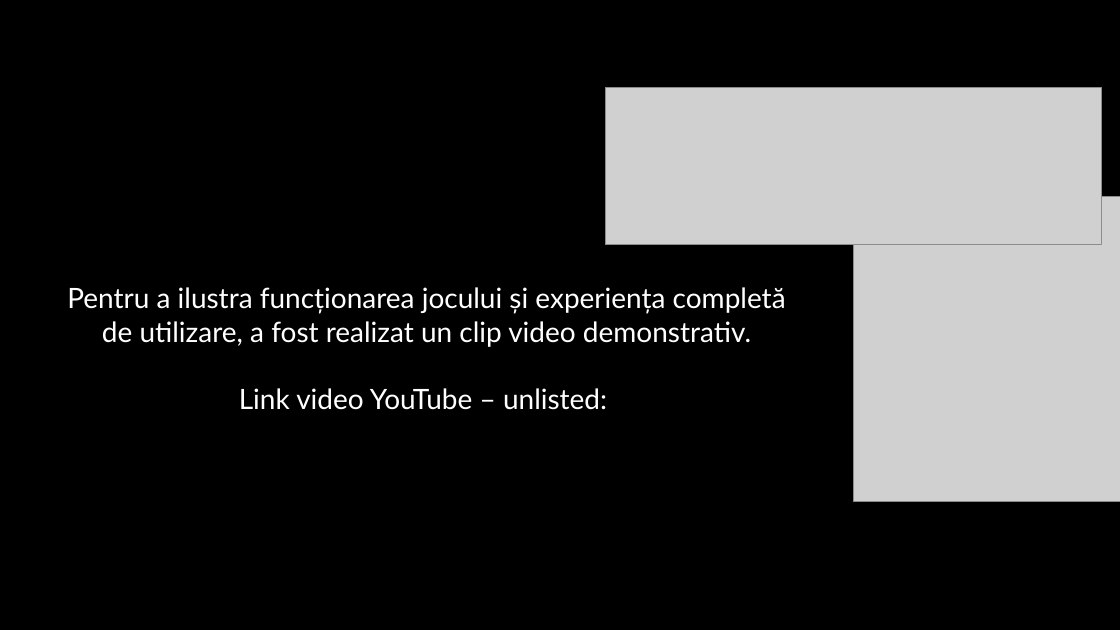
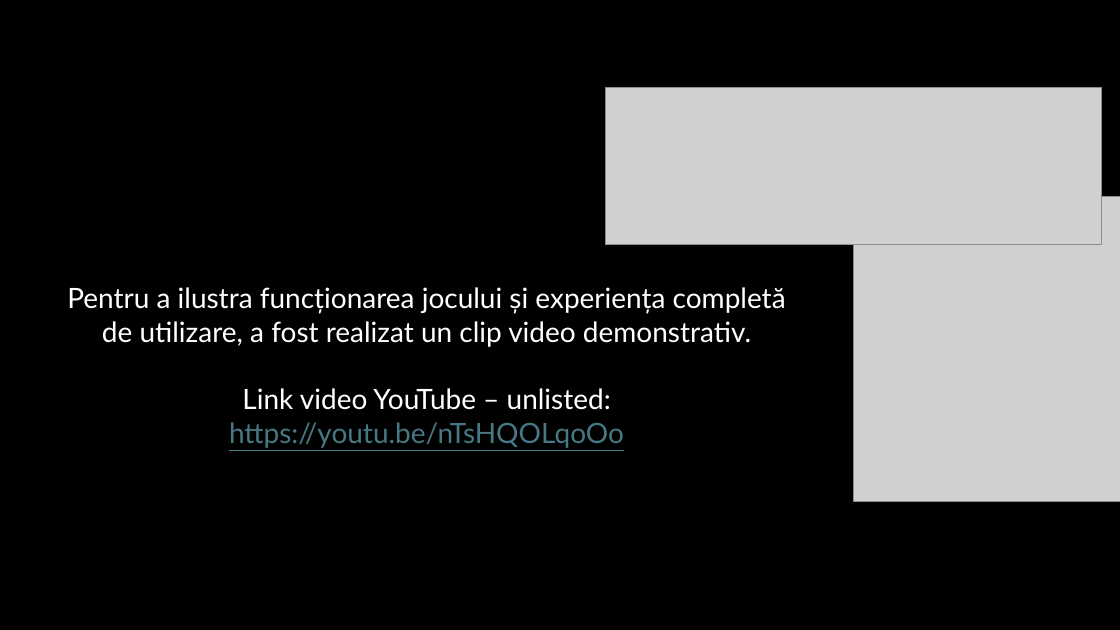
Before and after one commit to cosminqx/ScienceQuest, a slide deck: slide 7 of ScienceQuests.pptx. Drawn at 1120x630 pixels with LibreOffice and Linux fonts; fonts in the diff are those of the drawing; grey boxes stand for pictures; background and template pictures are left out; a plain dark background stands for a picture behind light text. Boxes give left, top, right and bottom in pixels: in the first picture for what was removed or moved away, otherwise in the second. Text is boxed around its words. In the diff, an @@ line names an element or a change of style, - is before the commit and + after.

Commit message:
Added youtube link to pptx

```diff
--- a/ScienceQuests.pptx
+++ b/ScienceQuests.pptx
@@ text at (x1=229, y1=388, x2=624, y2=448): text changed; text colour #FFFFFF to #467886 @@
-Link video YouTube – unlisted:
+Link video YouTube – unlisted: https://youtu.be/nTsHQOLqoOo
```
